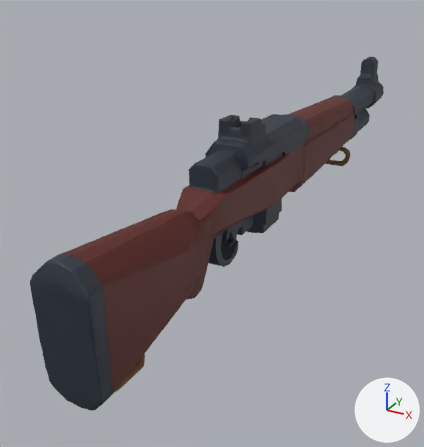
The glTF model addons/arena_weapons/assets/models/battle_rifle.glb, before and after one commit.
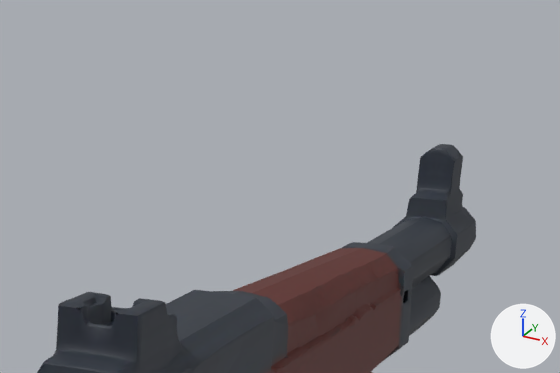
There are two pictures of each version: one whole from a camera (50 mm lens) standing at (0.32, -0.612, 0.315) and looking at (-0.077, 0.111, -0.046), one close up on the part from 46% to 98% of the width and 0% to 33% of the height. Lighting does not change. The marker at lower right points along +X, +Y and +Z. The last two pictures show the newer version. Where no turn or scale is listed for an object, it has been applied to the vertices.

The first close-up shows 'geometry_0'.
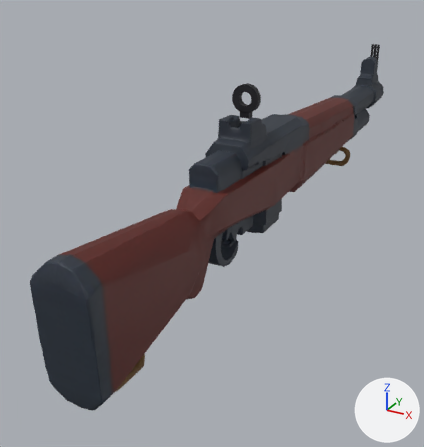
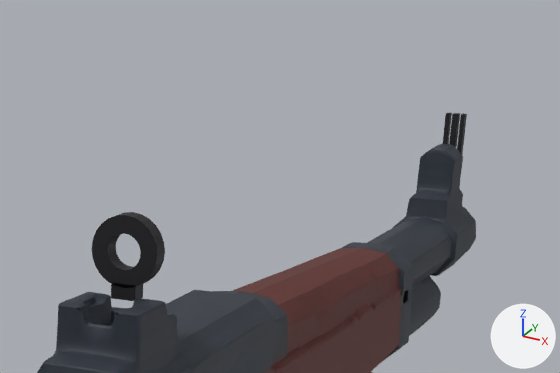
What differs and where, as boxes (x1, y1, x2, y2) in the close-ups (560 x 373 px):
'rear_ring', added
    after: (92, 212, 165, 288)
'rear_stem', added
    after: (111, 283, 143, 301)
'front_post', added
    after: (449, 113, 460, 147)
'front_ear1', added
    after: (457, 113, 467, 155)
'front_ear-1', added
    after: (443, 113, 452, 144)

What the commit changed:
Material 'sight_metal' (mat_sight_metal) is new.
Its base color is (0.03, 0.03, 0.035) (dark grey #303035).
Its metallic is 0.6.
Its roughness is 0.55.
Mesh me_front_ear1 is new.
It is a box spanning x 0.0046..0.008, y 0.6866..0.6934, z 0.1001..0.1615.
It uses material mat_sight_metal (dark grey #303035).
Mesh me_front_ear_1 is new.
It is a box spanning x -0.008..-0.0046, y 0.6866..0.6934, z 0.1001..0.1615.
It uses material mat_sight_metal (dark grey #303035).
Mesh me_front_post is new.
It is a box spanning x -0.0024..0.0024, y 0.6866..0.6934, z 0.1001..0.1615.
It uses material mat_sight_metal (dark grey #303035).
Mesh me_rear_ring is new.
It has 96 vertices, 192 faces and spans x -0.018..0.018, y 0.0555..0.0645, z 0.1435..0.1795.
It uses material mat_sight_metal (dark grey #303035).
Mesh me_rear_stem is new.
It is a box spanning x -0.00675..0.00675, y 0.0555..0.0645, z 0.13754..0.14554.
It uses material mat_sight_metal (dark grey #303035).
Object 'front_ear1' (ob_front_ear1) is new; it shows me_front_ear1.
Its location is (0.0, 0.0, 0.0).
Object 'front_ear-1' (ob_front_ear_1) is new; it shows me_front_ear_1.
Its location is (0.0, 0.0, 0.0).
Object 'front_post' (ob_front_post) is new; it shows me_front_post.
Its location is (0.0, 0.0, 0.0).
Object 'rear_ring' (ob_rear_ring) is new; it shows me_rear_ring.
Its location is (0.0, 0.0, 0.0).
Object 'rear_stem' (ob_rear_stem) is new; it shows me_rear_stem.
Its location is (0.0, 0.0, 0.0).
